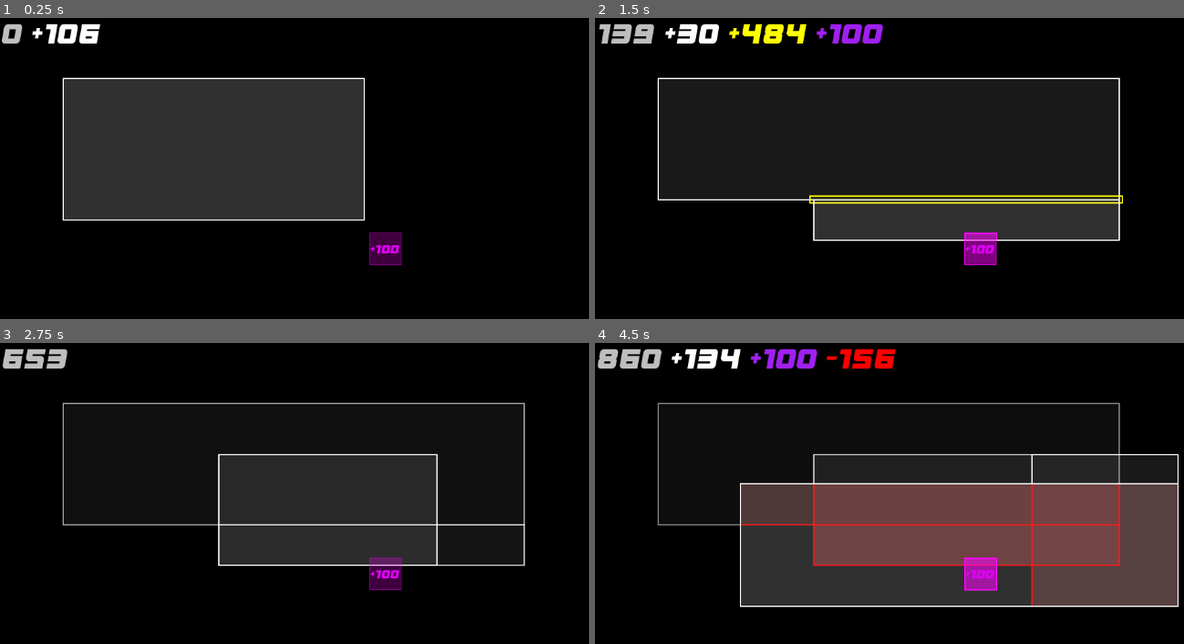
Above: before the commit, frames 1-4 (two rows, left to right).
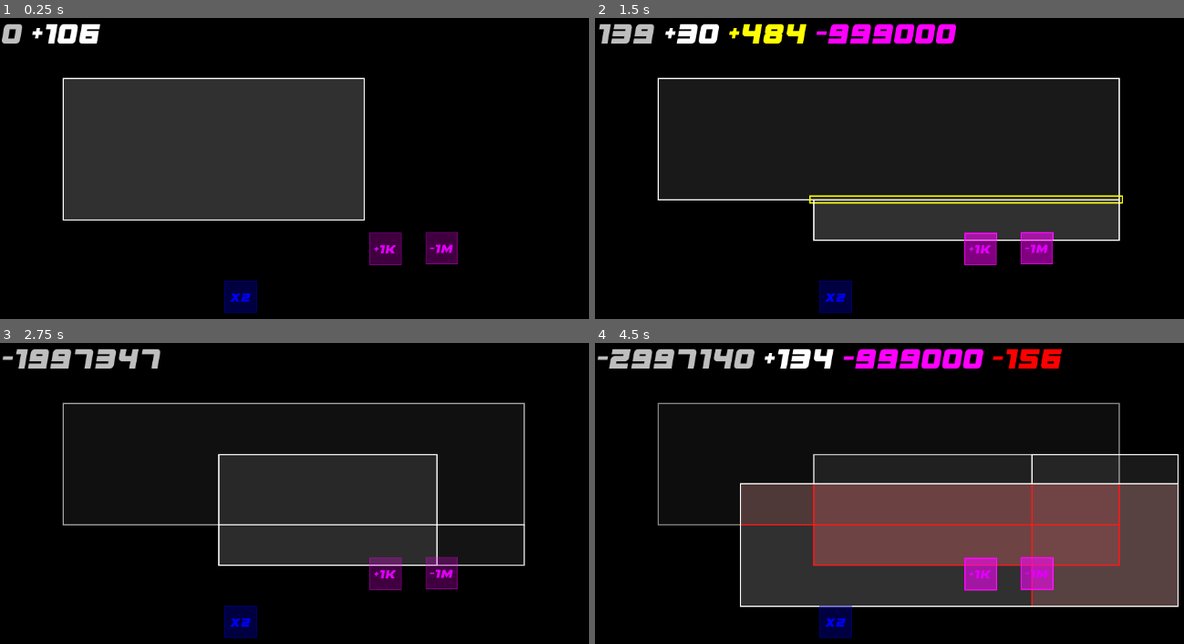
Above: after the commit, the same moments.

Repository: AlexeyBond/old-54-game
Game: Godot game, scene res://game.tscn
Two runs of this game, one before a commit and one after it. Both use one fixed random seed, a clock stepped at 60 frames per second and the inputs below.
Inputs (mouse positions are in pixels of both pictures, inside the frame that each line leads up to):
- Up to frame 1 (0.25 s): no input
- Up to frame 2 (1.5 s): tap Enter at 0.5 s; move the mouse to (1119, 198) at 0.52 s; press the mouse at (1119, 198) at 0.53 s; tap Space at 1.25 s; move the mouse to (812, 240) at 1.27 s; release the mouse at (812, 240) at 1.28 s; click (812, 240) at 1.35 s
- Up to frame 3 (2.75 s): tap Enter at 2 s; move the mouse to (435, 454) at 2.02 s; press the mouse at (435, 454) at 2.03 s
- Up to frame 4 (4.5 s): move the mouse to (924, 625) at 2.77 s; release the mouse at (924, 625) at 2.78 s; click (924, 625) at 2.85 s; tap Space at 3.5 s; move the mouse to (1178, 607) at 3.52 s; press the mouse at (1178, 607) at 3.53 s; tap Enter at 4.25 s; move the mouse to (742, 484) at 4.27 s; release the mouse at (742, 484) at 4.28 s; click (742, 484) at 4.35 s

The runs differ from the first frame. In frame 1, 1.3% of the frame differs, in the area x 38-78%, y 70-99%; in frame 2, 2.5%; in frame 3, 2.3%; in frame 4, 5.1%, in the area x 0-80%, y 1-99%.

Commit message:
+N XM

Diff:
--- a/arena.gd
+++ b/arena.gd
@@ -29,6 +29,7 @@
 	var effect_add_y: int = 0
 	var effect_add_w: int = 0
 	var effect_add_p: int = 0
+	var effect_mul_b: int = 1
 
 signal update_current_effects(effects: Array[EffectRect])
 signal apply_effects(effects: Array[EffectRect])
--- a/effector1.tscn
+++ b/effector1.tscn
@@ -5,8 +5,18 @@
 [sub_resource type="GDScript" id="GDScript_5ewp0"]
 script/source = "extends Effector
 
+@export var value: int = 1000
+
+func _ready():
+	if abs(value) >= 1000000 and value % 1000000 == 0:
+		$Label.text = \"%+dM\" % (value / 1000000)
+	elif abs(value) >= 1000 and value % 1000 == 0:
+		$Label.text = \"%+dK\" % (value / 1000)
+	else:
+		$Label.text = \"%+d\" % value
+
 func _add_effects(er: Arena.EffectRect):
-	er.effect_add_p = 100
+	er.effect_add_p = value
 "
 
 [node name="effector1" type="Node2D"]
--- /dev/null
+++ b/effector2.tscn
@@ -0,0 +1,31 @@
+[gd_scene load_steps=3 format=3 uid="uid://2jdwfi7bfpqg"]
+
+[ext_resource type="Theme" uid="uid://cylacb7e25wnl" path="res://ui/main_theme.tres" id="1_622x2"]
+
+[sub_resource type="GDScript" id="GDScript_5ewp0"]
+script/source = "extends Effector
+
+@export var value: int = 2
+
+func _ready():
+	$Label.text = \"X%d\" % value
+
+func _add_effects(er: Arena.EffectRect):
+	er.effect_mul_b = value
+"
+
+[node name="effector1" type="Node2D"]
+script = SubResource("GDScript_5ewp0")
+color = Color(0, 0, 1, 1)
+
+[node name="Label" type="Label" parent="."]
+offset_left = -43.0
+offset_top = -23.0
+offset_right = 38.0
+offset_bottom = 23.0
+theme = ExtResource("1_622x2")
+theme_override_colors/font_color = Color(0, 0, 0.976471, 1)
+theme_override_font_sizes/font_size = 24
+text = "X2"
+horizontal_alignment = 1
+vertical_alignment = 1
--- a/game.gd
+++ b/game.gd
@@ -21,6 +21,7 @@
 		res.effect_add_y += fx.effect_add_y
 		res.effect_sub_r += fx.effect_sub_r
 		res.effect_add_p += fx.effect_add_p
+		res.effect_mul_b *= fx.effect_mul_b
 
 	return res
 
@@ -29,21 +30,26 @@
 
 	var total_effect: Arena.EffectRect = total_effect(effects)
 
-	if total_effect.effect_add_w > 0:
-		res += " [color=white]+{}[/color]".format([total_effect.effect_add_w], "{}")
-	if total_effect.effect_add_y > 0:
-		res += " [color=yellow]+{}[/color]".format([total_effect.effect_add_y], "{}")
-	if total_effect.effect_add_p > 0:
-		res += " [color=purple]+{}[/color]".format([total_effect.effect_add_p], "{}")
-	if total_effect.effect_sub_r > 0:
-		res += " [color=red]-{}[/color]".format([total_effect.effect_sub_r], "{}")
+	if total_effect.effect_add_w != 0:
+		res += " [color=white]%+d[/color]" % total_effect.effect_add_w
+	if total_effect.effect_add_y != 0:
+		res += " [color=yellow]%+d[/color]" % total_effect.effect_add_y
+	if total_effect.effect_add_p != 0:
+		res += " [color=ff00ff]%+d[/color]" % total_effect.effect_add_p
+	if total_effect.effect_sub_r != 0:
+		res += " [color=red]%+d[/color]" % -total_effect.effect_sub_r
+
+	if total_effect.effect_mul_b != 1:
+		res += " [color=blue]X%d[/color]" % total_effect.effect_mul_b
 
 	return res
 
 func apply_effects(effects: Array[Arena.EffectRect]):
 	var total_effect: Arena.EffectRect = total_effect(effects)
 
-	var delta: int = total_effect.effect_add_w + total_effect.effect_add_y - total_effect.effect_sub_r
+	var delta: int = total_effect.effect_add_w + total_effect.effect_add_y - total_effect.effect_sub_r + total_effect.effect_add_p
+
+	delta *= total_effect.effect_mul_b
 
 	score += delta
 	status_text.text = format_status([])
--- a/game.tscn
+++ b/game.tscn
@@ -1,9 +1,10 @@
-[gd_scene load_steps=5 format=3 uid="uid://btue7v5m3adaw"]
+[gd_scene load_steps=6 format=3 uid="uid://btue7v5m3adaw"]
 
 [ext_resource type="Script" path="res://game.gd" id="1_sus1x"]
 [ext_resource type="Theme" uid="uid://cylacb7e25wnl" path="res://ui/main_theme.tres" id="2_1yx3w"]
 [ext_resource type="Script" path="res://arena.gd" id="3_3iew6"]
 [ext_resource type="PackedScene" uid="uid://cb5q44ncwn7jn" path="res://effector1.tscn" id="4_crd2r"]
+[ext_resource type="PackedScene" uid="uid://2jdwfi7bfpqg" path="res://effector2.tscn" id="5_a3mk2"]
 
 [node name="Game" type="Node2D" node_paths=PackedStringArray("arena", "status_text", "timer")]
 script = ExtResource("1_sus1x")
@@ -19,6 +20,9 @@
 offset_bottom = 86.0
 grow_horizontal = 2
 theme = ExtResource("2_1yx3w")
+theme_override_colors/font_outline_color = Color(0, 0, 0, 1)
+theme_override_constants/shadow_outline_size = 2
+theme_override_constants/outline_size = 10
 theme_override_font_sizes/normal_font_size = 56
 bbcode_enabled = true
 text = "100500 [color=white]+1000[/color] [color=yellow]+500[/color] [color=red]-100[/color]"
@@ -29,4 +33,11 @@
 [node name="effector1" parent="arena" instance=ExtResource("4_crd2r")]
 position = Vector2(610, 370)
 
+[node name="effector2" parent="arena" instance=ExtResource("4_crd2r")]
+position = Vector2(699, 369)
+value = -1000000
+
+[node name="effector3" parent="arena" instance=ExtResource("5_a3mk2")]
+position = Vector2(381, 446)
+
 [node name="Timer" type="Timer" parent="."]
